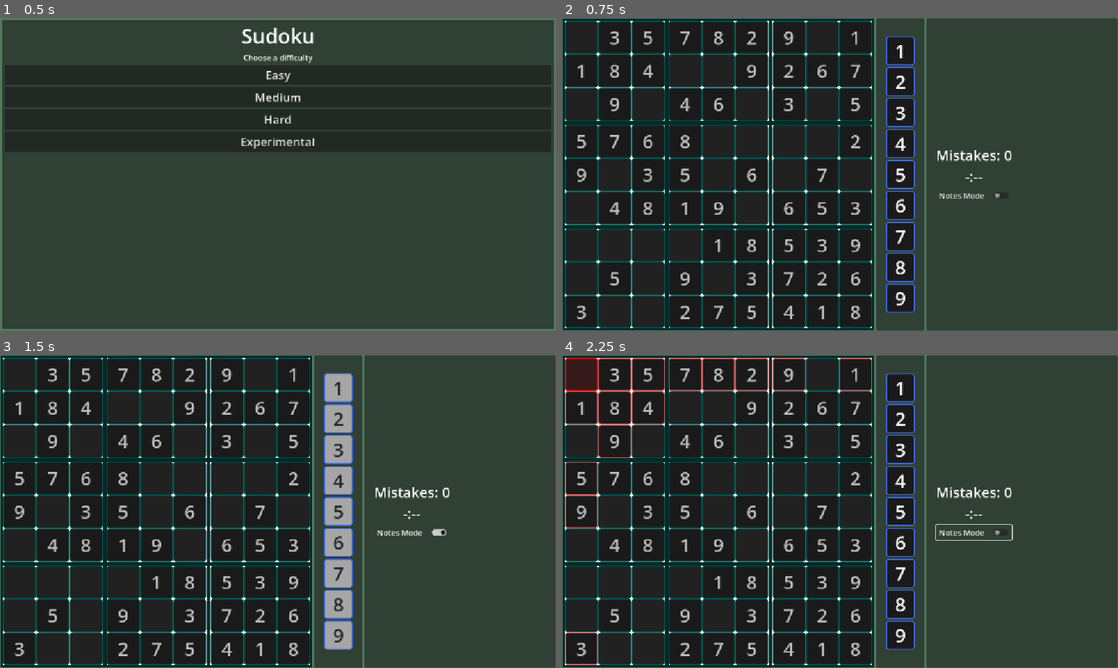
Above: before the commit, frames 1-4 (two rows, left to right).
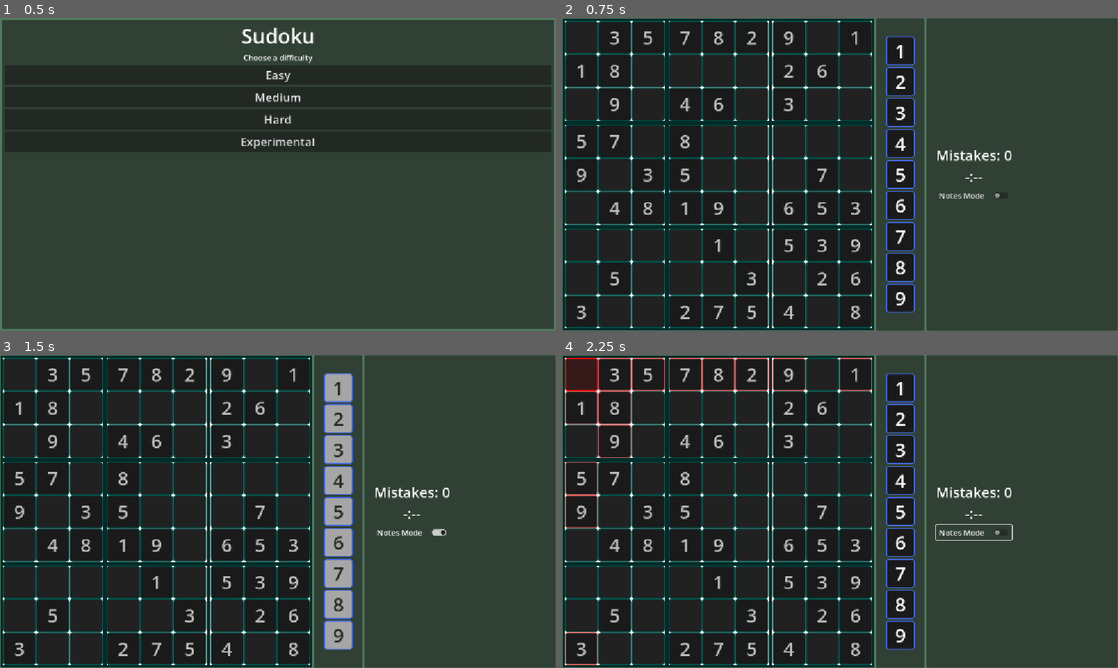
Above: after the commit, the same moments.

Repository: ignacio-w/sudoku
Game: Godot game, scene res://scenes/ui/main_menu.tscn
Two runs of this game, one before a commit and one after it. Both use one fixed random seed, a clock stepped at 60 frames per second and the inputs below.
Inputs (mouse positions are in pixels of both pictures, inside the frame that each line leads up to):
- Up to frame 1 (0.5 s): no input
- Up to frame 2 (0.75 s): click "Easy" at 0.5 s
- Up to frame 3 (1.5 s): click "Notes Mode" at 1.25 s
- Up to frame 4 (2.25 s): tap Enter at 2 s; move the mouse to (584, 373) at 2.02 s; hold Right (ui_right) from 2.03 s (still down); click (584, 373) at 2.17 s

Frame 1 is identical in both runs. In frame 2, 0.4% of the frame differs, in the area x 14-54%, y 14-97%; in frame 3, 0.4%; in frame 4, 0.5%, in the area x 12-54%, y 11-97%.

Commit message:
Fixed puzzle generation and validation logic
- # of clues generated is now accurate
- Solution board is stored when making puzzle
- Cell at target position when using is_valid_num() no longer has to be empty for method to function properly

Diff:
--- a/scripts/sudoku.gd
+++ b/scripts/sudoku.gd
@@ -14,7 +14,6 @@
 ## solution, then prints the board.
 func _init(difficulty: Difficulty = Difficulty.EASY) -> void:
 	player_board = _make_puzzle(difficulty)
-	solution_board = solve(player_board)
 	print_board(player_board)
 
 	print("Generated solution board:")
@@ -29,12 +28,12 @@
 	for row in range(9):
 		sudoku_board[row] = []
 		sudoku_board[row].resize(9)
-		for col in range(9):
-			sudoku_board[row][col] = 0
-
-	# Create a solved board
+		sudoku_board[row].fill(0)
+
+	# Create and store a solved board
 	if not _solve_recursive(sudoku_board):
 		push_warning("Solved board could not be created!")
+	solution_board = sudoku_board.duplicate(true)
 
 	# Get cell positions
 	var cells: Array[Vector2i] = []
@@ -46,23 +45,32 @@
 	# TODO: Determine number of clues to give; add difficulty options
 	# Make difficulty algorithm more complex; make algorithm more accurately
 	# reflect puzzle difficulty as opposed to just based on # of clues
-	var clues: int
+	var target_clues: int
 	match difficulty:
 		Difficulty.EASY:
-			clues = randi_range(40, 55)
+			target_clues = randi_range(36, 46)
 		Difficulty.MEDIUM:
-			clues = randi_range(30, 39)
+			target_clues = randi_range(30, 35)
 		Difficulty.HARD:
-			clues = randi_range(20, 29)
-
-	# Remove cells till all that remains is the number of clues
-	for cell in range(81 - clues):
-		var row = cells[cell].x
-		var col = cells[cell].y
+			target_clues = randi_range(25, 29)
+
+	# Remove cells till target # of clues is hit or max # of cells have been removed
+	var clues := 81
+	for cell in cells:
+		if clues <= target_clues:
+			break
+
+		var row = cell.x
+		var col = cell.y
 		var solution_value = sudoku_board[row][col]
+
 		sudoku_board[row][col] = 0
+
+		# Check # of solutions; if only one unique solution, we can safely remove clue
 		if count_solutions(sudoku_board) != 1:
 			sudoku_board[row][col] = solution_value
+		else:
+			clues -= 1
 
 	print("Level ", str(difficulty), " board generated with ", str(clues), " clues.")
 	return sudoku_board
@@ -120,21 +128,13 @@
 ## placement on the given board. In a normal game of Sudoku this means the
 ## number is not already found in the position's row, column, or subgrid. [br]
 ## This does NOT check if the placement is the solution to the board. It checks
-## validity based on the current state of the given board. The specified
-## position must be empty (value of 0) for this to function properly.
+## validity based on the current state of the given board.
 func is_valid_num(sudoku_board: Array[Array], row: int, col: int, num: int) -> bool:
-
-	# We assume the spot on the board is empty. If not empty, return false
-	if sudoku_board[row][col] != 0:
-		return false
-
-	# Check column
-	for col_i in range(9):
-		if sudoku_board[row][col_i] == num:
+	# Check row and column
+	for i in range(9):
+		if sudoku_board[i][col] == num and i != row:
 			return false
-	# Check row
-	for row_i in range(9):
-		if sudoku_board[row_i][col] == num:
+		if sudoku_board[row][i] == num and i!= col:
 			return false
 
 	# Check subgrid
@@ -144,9 +144,12 @@
 	var c: int = col / 3 * 3
 	for i in range(3):
 		for j in range(3):
+			if r + i == row and c + j == col:
+				continue
 			if sudoku_board[r + i][c + j] == num:
 				return false
 	return true
+
 
 ## Checks if the requested input matches the solution board.
 func is_solution(row: int, col: int, num: int) -> bool:
